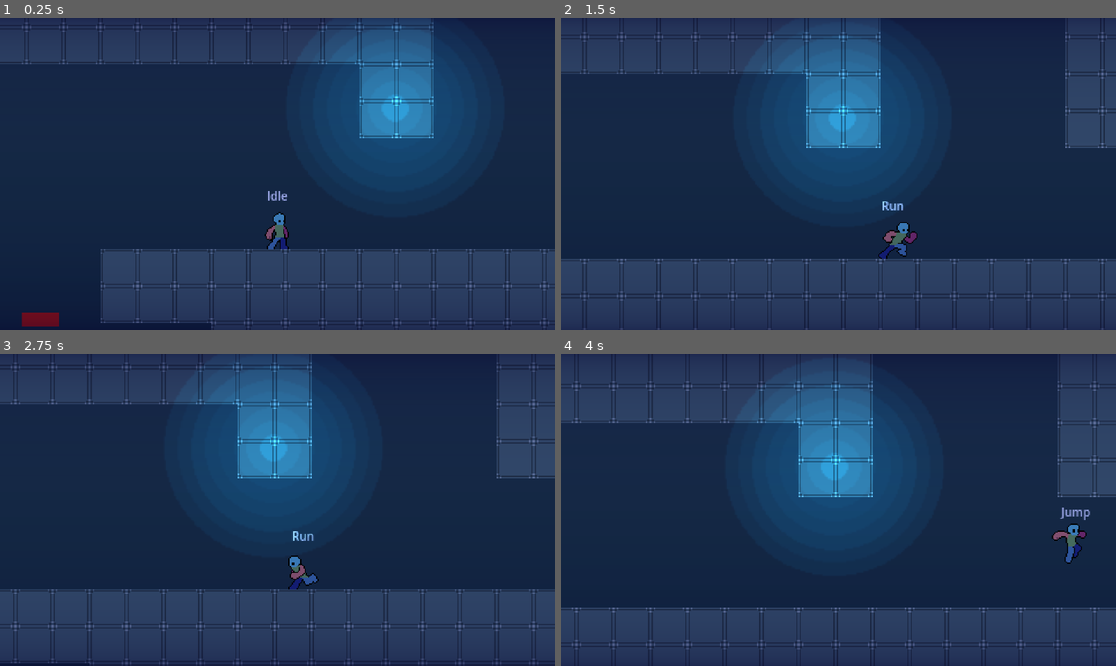
Above: before the commit, frames 1-4 (two rows, left to right).
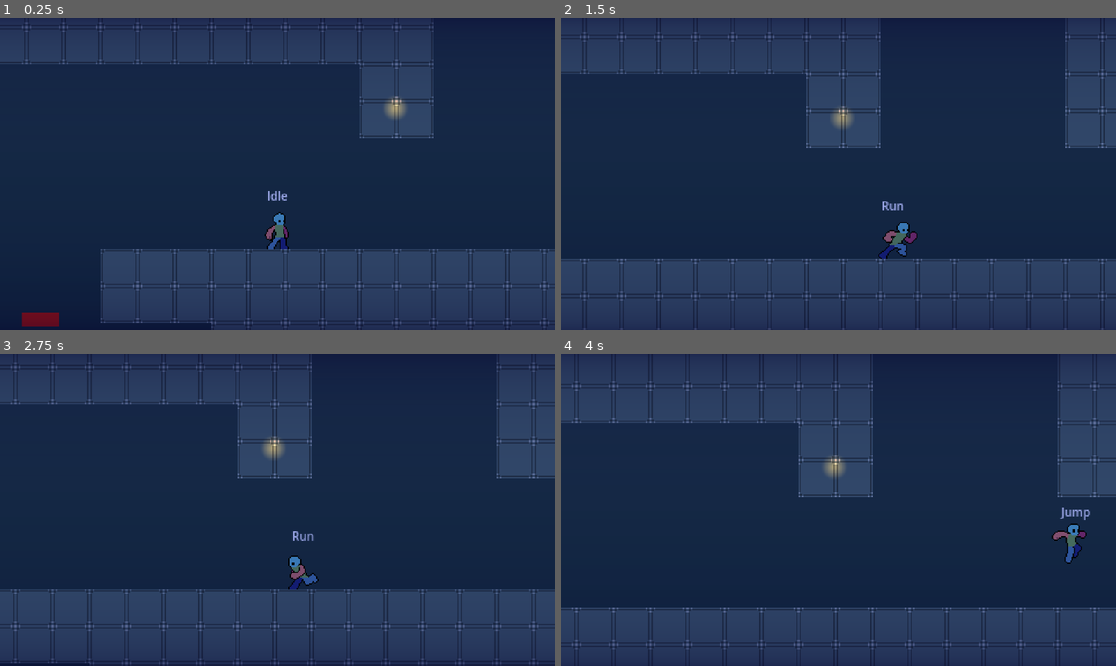
Above: after the commit, the same moments.

Repository: TianJunShi1/harry-forge
Game: Godot game, scene res://main.tscn
The game is run twice, just before and just after one commit, with the same random seed, the same clock (stepped at 60 frames per second) and the same inputs.
Inputs (mouse positions are in pixels of both pictures, inside the frame that each line leads up to):
- Up to frame 1 (0.25 s): no input
- Up to frame 2 (1.5 s): tap Enter at 0.5 s; move the mouse to (960, 158) at 0.52 s; hold D (right) from 0.53 s (still down); tap E (action) at 0.6 s; tap Space (jump) at 0.77 s; move the mouse to (727, 189) at 1.27 s; tap Shift (run) at 1.35 s
- Up to frame 3 (2.75 s): tap Space (jump) at 1.52 s; move the mouse to (333, 441) at 2.02 s; release D (right) at 2.03 s; hold A (left) from 2.03 s (still down); tap E (action) at 2.1 s
- Up to frame 4 (4 s): move the mouse to (810, 572) at 2.77 s; release A (left) at 2.78 s; hold D (right) from 2.78 s (still down); tap Shift (run) at 2.85 s; tap Space (jump) at 3.02, 3.77 s; move the mouse to (1005, 556) at 3.52 s; tap E (action) at 3.6 s

The runs differ from the first frame. In frame 1, 13% of the frame differs, in the area x 56-87%, y 1-56%; in frame 2, 13%; in frame 3, 13%; in frame 4, 13%, in the area x 34-65%, y 7-64%.

Commit message:
Replace bare TorchLight with Torch.tscn instance; double look_y speed
01.tscn: TorchLight PointLight2D replaced with Torch.tscn instance at
same position (1311, -154) — gets animation, warm amber color, and
pixel-sharp NEAREST light rendering from the prefab.

Camera: look_y_engage_speed 1.2 → 2.4, look_y_return_speed 3.0 → 6.0.

https://claude.ai/code/session_01Nep7k7bm9abyPcpCngC5Ws

Diff:
--- a/Level/00_chapter1/01.tscn
+++ b/Level/00_chapter1/01.tscn
@@ -2,7 +2,7 @@
 
 [ext_resource type="TileSet" uid="uid://ttxdyeaie8lc" path="res://Level/tileset/Test_Block.tres" id="1_qyxhl"]
 [ext_resource type="PackedScene" uid="uid://dgjrbwlwhdtny" path="res://Player/player.tscn" id="2_6rgpo"]
-[ext_resource type="Texture2D" uid="uid://b578ogxwiqekh" path="res://Interactable/Torch/glow_ani/glow1.png" id="3_nbwsf"]
+[ext_resource type="PackedScene" uid="uid://3wpfik1dxy0i" path="res://Interactable/Torch/Torch.tscn" id="3_nbwsf"]
 [ext_resource type="PackedScene" uid="uid://bc5woagptill0" path="res://Interactable/BouncePad/BouncePad.tscn" id="3_qj3k6"]
 [ext_resource type="PackedScene" uid="uid://ccog6gubguhwb" path="res://general/camera/camera_bounds.tscn" id="4_hp1sv"]
 [ext_resource type="PackedScene" uid="uid://bm3dap7qk2xt5" path="res://general/camera/game_camera.tscn" id="5_cam01"]
@@ -45,12 +45,8 @@
 tile_map_data = PackedByteArray("AAD//wgAAQAAAAAAAAAAAAgAAQAAAAAAAAABAAgAAQAAAAAAAAACAAgAAQAAAAAAAAADAAgAAQAAAAAAAAAEAA …(12384 unchanged characters)…
 tile_set = ExtResource("1_qyxhl")
 
-[node name="TorchLight" type="PointLight2D" parent="World" unique_id=741852963]
+[node name="TorchLight" parent="World" unique_id=741852963 instance=ExtResource("3_nbwsf")]
 position = Vector2(1311, -154)
-color = Color(0, 0.80849993, 0.99, 0.6156863)
-energy = 1.4
-texture = ExtResource("3_nbwsf")
-texture_scale = 1.48
 
 [node name="CameraZones" type="Node2D" parent="." unique_id=2005047653]
 
--- a/general/camera/game_camera.tscn
+++ b/general/camera/game_camera.tscn
@@ -9,6 +9,6 @@
 fall_catch_up_ramp = 180.0
 look_ahead_distance = 30.0
 vertical_offset = -64.0
-look_y_engage_speed = 1.2
-look_y_return_speed = 3.0
+look_y_engage_speed = 2.4
+look_y_return_speed = 6.0
 bounds_softness = 80.0
